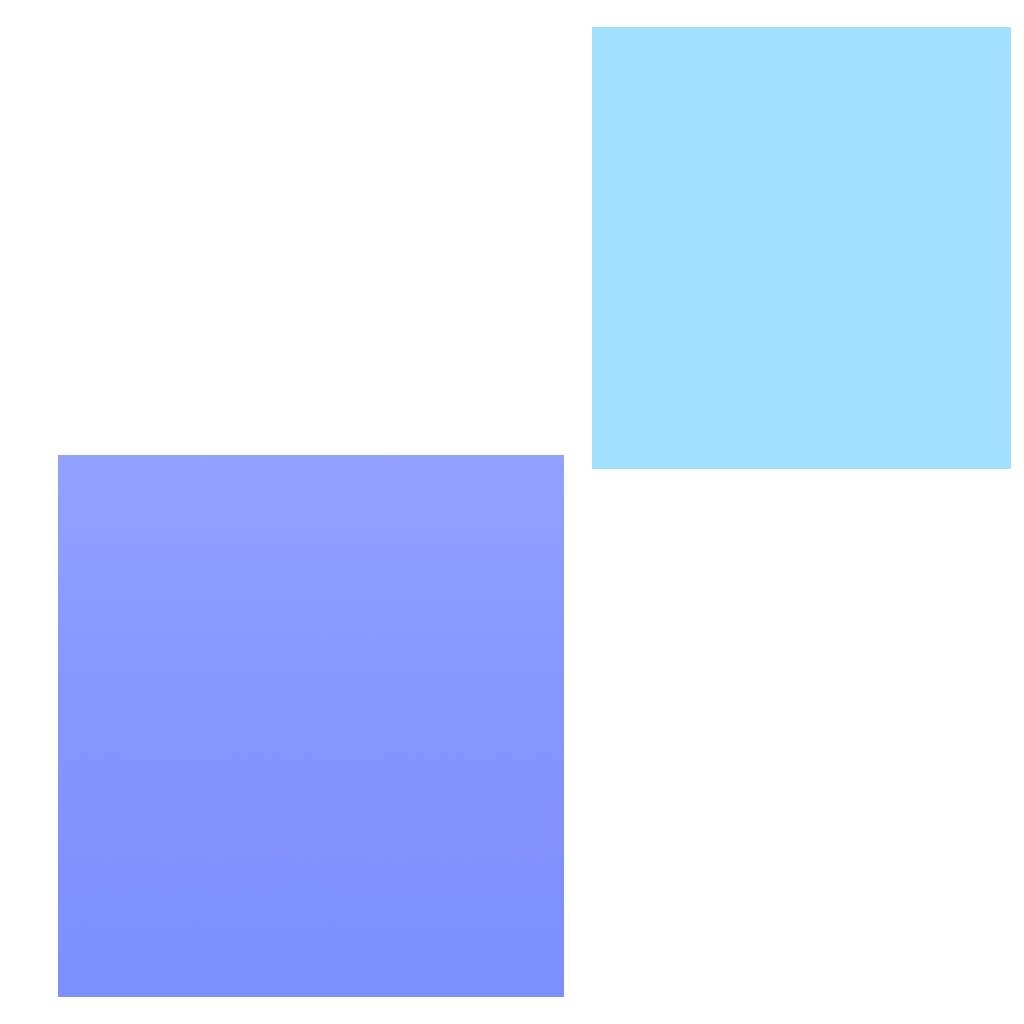
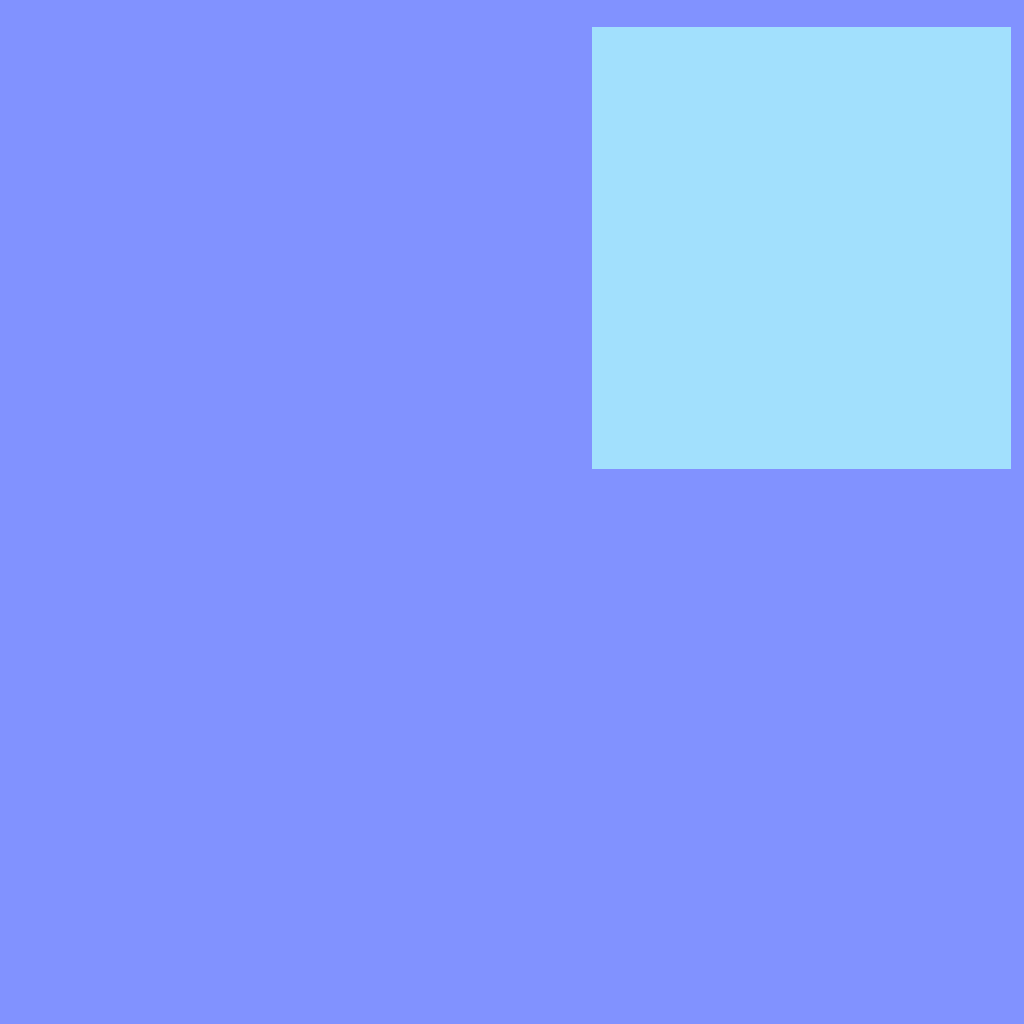
Layered file, before and after one edit (1024x1024). Changes by layer:
added layer "Layer 5" above "Layer 3" over box(0, 0, 1024, 1024)
